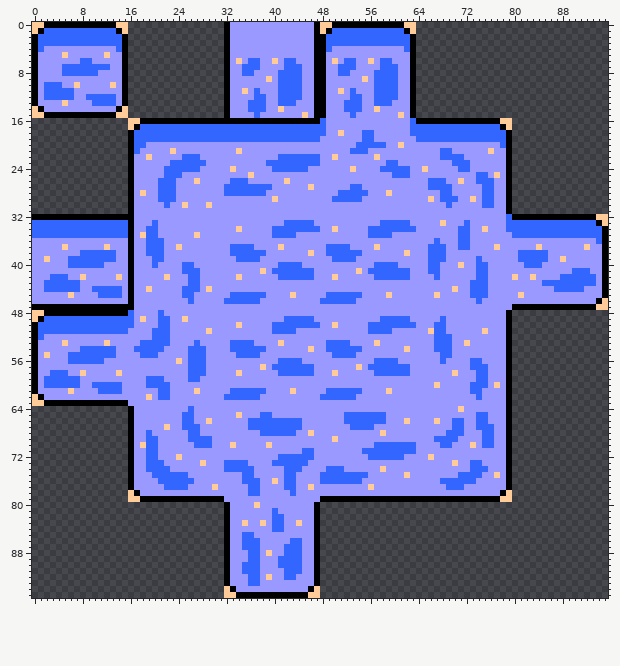
Sprite sheet: images/plasma.png. Above: the version before the commit.
The file is 96x96 pixels.
Now the later version:
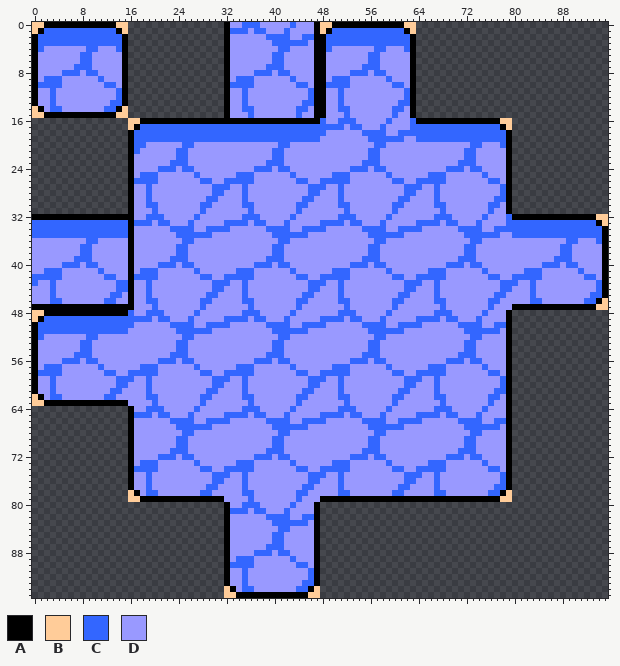
Palette (. is transparent): A #000000  B #ffcc99  C #3366ff  D #9999ff
Commit message: better-looking plasma
From old to new:
Changed rows in their new state; - is an unchanged pixel.
first column x 0:
 0 -----------------------------------CCC-----C---------------------------------------------------
 1 ---------------------------------CCC-CC---C----------------------------------------------------
 2 ---------------------------------------CCCC--CC------------------------------------------------
 3 ----------------------------------------CCCCCC-------------------------------------------------
 4 ---------CC------------------------------CC--------------CC------------------------------------
 5 -----D--CC--D---------------------------CC--------------CC-------------------------------------
 6 ----------------------------------D-DD--CCDD------D-DD--CCDD-----------------------------------
 7 -----DD---DDD----------------------DDD-CCCDDD------DDD-CCCDDD----------------------------------
 8 --------D--------------------------DDCCC---DD------DDCCC---DD----------------------------------
 9 --CCC------C----------------------CCC--D-DD-D-----CCC--D-DD-D----------------------------------
10 -C-----D----CC-------------------CCCC----DDD-C---CCCC----DDD-C---------------------------------
11 --D-DDD-------C--------------------C-D---DDDD-C----C-D---DDDD-C--------------------------------
12 --D-DDD--DDDDDC--------------------C-DD--DDDD-C----C-DD--DDDD-C--------------------------------
13 ---C-D----DDD-C--------------------CDDD--DDD-CC----CDDD--DDD-CC--------------------------------
14 ---CC-------CC---------------------C-DD--D--CC-----C-DD--D--CC---------------------------------
15 ------------------------------------CD------CD------CD------CD---------------------------------
16 ---------------------------------------------------CCC-----C-----------------------------------
17 -------------------------------------------------CCC-CC---C------------------------------------
18 ---------------------------------------------------D-----CC--CC--------------------------------
19 -------------------------------------------------------D-CCCCC---------------------------------
20 -------------------------CC--------------CC-----------DDD----D-----------CC--------------------
21 -----------------------DCC--------D-----CC-----------DDDCC----------DD--CC--D------------------
22 -------------------D----C-DD------------C-DDDDDD--D-----CC----------DDDDCC---------------------
23 --------------------------DDD-------------DDDDDD-------CCC-DD---------D--C---------------------
24 ---------------------C--D--D-----D---CCCD--DDD-------CCC-C-DDDD--D---CC-DCC--------------------
25 ------------------CCC-DDD--C------CCC------C------CCC------CDDD---CCC-----D--D-----------------
26 -----------------CCCCDDD---DCC--C---C-----D-CC--CCCCC-------CC--CC-----D--DD-C-----------------
27 -------------------C-DDD------CC-DD-DDDD------CCC--C-DD-------CCC-D-DD-----DD-C----------------
28 ------------------DC-DDD------CCDDD-DDD-------CC----DDDD---D--CC---CDD-----DD-C----------------
29 -------------------C-DDD-----CC----C----D----CC---D-DDD------CC---DCDDD--D-DDCC----------------
30 -------------------CC-D--D--CC-----CC-------CC-----CC-------CC-----CCD-----D-C-----------------
31 --------------------C-------C-------C-------C-------C-------C-------C-------C------------------
32 -------------------CCC-----C-------CCC-----C-------CCC-----C-------CCC-----C-------------------
33 -----------------CCCDCC---C-----CCCC-CC----DDDD-CCCC-CC----DDDD-CCCCDCC-D-C--------------------
34 -------------------DD--CCCC--CCCC-D----C---DD---C-D----C---DD---C--------CCD-CC----------------
35 ------------------DDD---CCCCCC--------------CC--------------CC---------D-CCCCC-----------------
36 ---------CC--------DDD---CC--------------CC--------------CC--------D---DDCC--------------CC----
37 -----D--CC--D------DDD--CC-------DDDD---CC-------DDDD---CC--------DDD--D-C---D------D---CC--D--
38 ----------DDDD-----DDD--CC-------DDDDDD-CC----D--DDDDDD-CC----D---DDD---CC-------DDDDD--CC-----
39 --D---D---DDDD------DD-CCC--------DDDD-CCC--------DDDD-CCC--------DDD--CCCD------DDDDD-CCC-----
40 -----C--D--D--------DCCC-------------CCC---DD--------CCC---DD-----DD-CCC-C-D------DDDCCC-CC----
41 --CCC------C------CCC----DD-------CCC-D-DDD-DDD---CCC-D-DDD-DDD-----C-----D-------CCC-----D-D--
42 CCC--D--D---CCD--CCCC-D---DDCC--CCCCC----DDD--D-CCCCC----DDD--D-CCC-C-----DDCC--CCCCC---DDDD---
43 C-D-DDDD------CC---C------DD--CCC--C----------CCC--C----------CCC--C-----DDD--CCC--C-DDDDDDDDDC
44 --D-DDDD--DDDD-C---C-----DDD-DCC---C----------CC---C----------CC---C--D--DDD--CC---C---DDDDD--C
45 ---C--D----DD------C-----DD--CC--DD-DDD----D-CC--DD-DDD----D-CC----C-----DDD-CC--D-C---------CC
46 ---CC-------CC-----CC-----D-CC--DDD--D------CC--DDD--D------CC-----CC-----D-CC-----CC-------CC-
47 --------------------C-------C-------C-------C-------C-------C-------C-------C------------------
48 -------------------CC------C-------CCC-----C-------CCC-----C-------CCC-----C-------------------
49 -----------------CCC-----DC-----CCCC-CC----DDDD-CCCC-CC----DDDD-CCCCDCC---C--------------------
50 ---------------------DDCCCC--CCCC-D----C---DD---C-D----C---DD---C--DD--CCCC--CC----------------
51 --------------------DDD-CCCCCC--------------CC--------------CC----DDD---CCCCCC-----------------
52 ---------CC---------DDD--CC--------------CC--------------CC--------DDD---CC--------------------
53 -----D--CC--D-----DDDDD-CC-D-----DDDD---CC-------DDDD---CC---------DDD--CC---------------------
54 ----------DDDD---DDDDD--CCDDD----DDDDDD-CC----D--DDDDDD-CC----D----DDD--CC---------------------
55 --D---D---DDDD----DDD--CCCDDD-----DDDD-CCC--------DDDD-CCC----------DD-CCC---------------------
56 -----C--D--D---------CCCDC-DD--------CCC---DD--------CCC---DD-------DCCC-----------------------
57 --CCC------C------CCC-----D-D-----CCC-D-DDD-DDD---CCC-D-DDD-DDD---CCC----DD--------------------
58 -CC--D--D---CCD-CCCCC-----DD-C--CCCCC----DDD--D-CCCCC----DDD--D-CCCCC-D---DDCC-----------------
59 --D-DDDD------CCC---DD----DD--CCC--C----------CCC--C----------CCC--C------DD--C----------------
60 --D-DDDD--DDDD-C----DDD-------CC---C----------CC---C----------CC---C-----DDD-DC----------------
61 ---C--D----DD------C-DD----D-CC--DD-DDD----D-CC--DD-DDD----D-CC----C-----DD--CC----------------
62 ---CC-------CC-----CCDD-----CC--DDD--D------CC--DDD--D------CC-----CC-----D-CC-----------------
63 --------------------C-------C-------C-------C-------C-------C-------C-------C------------------
64 -------------------CCC----DC-------CCC-----C-------CCC-----C-------CCC-D---C-------------------
65 -----------------CCC-CC--D------CCCC-C-D--C-----CCCCD--DDD------CCCC-CC----D-------------------
66 -----------------------CC----CCCC---DDD----DDCCCC---DDD------CCCC--D--D-CC-D-CC----------------
67 ----------------------D-C---CC------DDDD-----C-------DDD-CCCCC--------DDCC---C-----------------
68 -------------------D-----C-D----------DDD--D--D----------CC----------DDD-CCDD------------------
69 -------------------DD---CCDDDD----------CC--------D-----CC---------DDDD-CC-DD------------------
70 ------------------DDD---CC-DDD---D-----DCC--------------C-DDDDDD----DD--CC-DD------------------
71 -------------------DD--CCC-------------CCC---DD-----------DDDDDD-------CCC---------------------
72 -------------------DDCCCDCC----------CCC---DDDD------CCCD--DDD----D--CCC-CC--------------------
73 ------------------C--D-----CD---DD--C---DDD-DD----CCC------C------CCC-D--DDC-------------------
74 -----------------CC--DD-----CC------------DD-C--C---C-----D-CC--CCCCC----DDDCC-----------------
75 -------------------CDDDDDD----CCC---D-----DD--CC-DD-DDDD------CCC--C---DDDD--DC----------------
76 -------------------C-DDDDDD---CC----DD--D-DD--CCDDD-DDD-------CC---CDDDDDD----C----------------
77 -------------------C--DDDD---CC----CDD----DD-CC----C----D----CC----C-DDD-----CC----------------
78 -------------------CC-------CC-----C-D-----DCC-----CC-------CC-----CC-------CC-----------------
79 ------------------------------------C-------C--------------------------------------------------
80 -----------------------------------CCC-----C---------------------------------------------------
81 ---------------------------------CCC-CC-D-C----------------------------------------------------
82 ---------------------------------------C--C--CC------------------------------------------------
83 -----------------------------------D--D---CCCC-------------------------------------------------
84 ----------------------------------------D-C----------------------------------------------------
85 -----------------------------------DD---CC-----------------------------------------------------
86 -----------------------------------DDD--CC-DD--------------------------------------------------
87 -----------------------------------DDD-CCCDDD--------------------------------------------------
88 ------------------------------------D-CC-C-DD--------------------------------------------------
89 ----------------------------------CC-D---DD-D--------------------------------------------------
90 ---------------------------------CC--D---DDD-C-------------------------------------------------
91 ------------------------------------DD----DDD-C------------------------------------------------
92 -----------------------------------CDD-D--DD--C------------------------------------------------
93 -----------------------------------CDD-------CC------------------------------------------------
94 -----------------------------------CC-------CC-------------------------------------------------
Pixel boxes of the changes (left, top, right, bottom) in both pictures:
changed: (32, 22, 602, 592)
